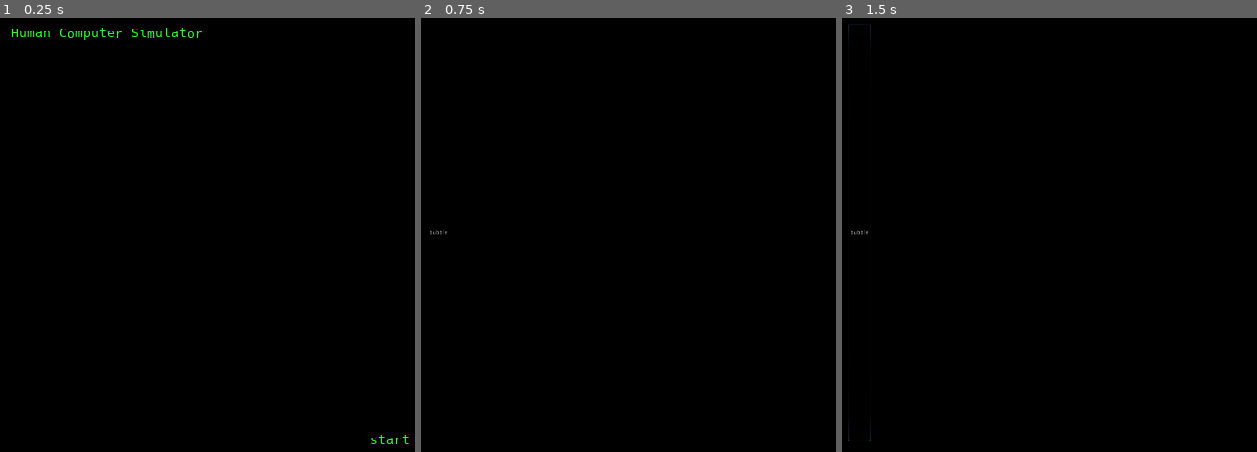
Above: before the commit, frames 1-3 (left to right).
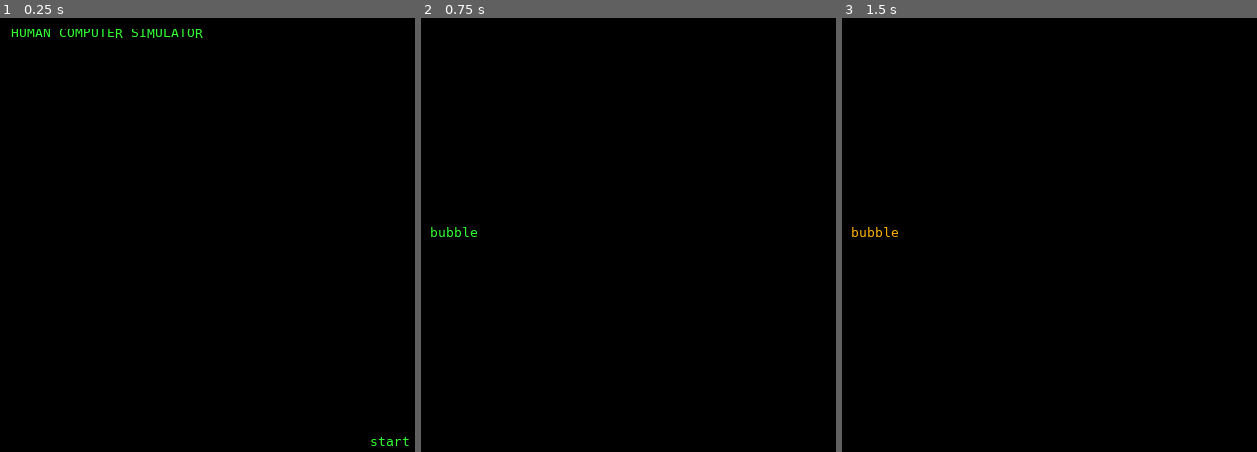
Above: after the commit, the same moments.

Repository: danielzting/algorithm-simulator
Game: Godot game, scene res://MainMenu.tscn
Same seed, same stepped clock (60 frames per second), same inputs: the game is played once before the commit and once after it.
Inputs:
- Up to frame 1 (0.25 s): no input
- Up to frame 2 (0.75 s): click "start" at 0.5 s
- Up to frame 3 (1.5 s): click "bubble" at 1.25 s

The runs differ from the first frame. In frame 1, 0.5% of the frame differs, in the area x 4-99%, y 2-99%; in frame 2, 0.1%; in frame 3, 0.2%.

Commit message:
refactor: add a default theme for scenes to share
The theme.theme file contains the styling data for the Button and Label
classes that can be loaded into the root node of the scene tree to apply
it to everything without having to manually adjust each one.

Diff:
--- a/LevelSelect.gd
+++ b/LevelSelect.gd
@@ -6,6 +6,5 @@
 	var levels = parse_json(file.get_as_text())
 	for level in levels:
 		var button = Button.new()
-		button.flat = true
 		button.text = level
 		add_child(button)
--- a/LevelSelect.tscn
+++ b/LevelSelect.tscn
@@ -1,10 +1,12 @@
-[gd_scene load_steps=2 format=2]
+[gd_scene load_steps=3 format=2]
 
 [ext_resource path="res://LevelSelect.gd" type="Script" id=1]
+[ext_resource path="res://theme.theme" type="Theme" id=2]
 
 [node name="Viewport" type="MarginContainer"]
 anchor_right = 1.0
 anchor_bottom = 1.0
+theme = ExtResource( 2 )
 custom_constants/margin_right = 50
 custom_constants/margin_top = 30
 custom_constants/margin_left = 30
--- a/MainMenu.tscn
+++ b/MainMenu.tscn
@@ -1,7 +1,7 @@
 [gd_scene load_steps=4 format=2]
 
 [ext_resource path="res://MainMenu.gd" type="Script" id=1]
-[ext_resource path="res://fonts/Hack-Regular.tres" type="DynamicFont" id=2]
+[ext_resource path="res://theme.theme" type="Theme" id=2]
 
 [sub_resource type="StyleBoxEmpty" id=1]
 
@@ -10,6 +10,7 @@
 anchor_top = 0.00126399
 anchor_right = 1.00071
 anchor_bottom = 1.00126
+theme = ExtResource( 2 )
 custom_constants/margin_right = 50
 custom_constants/margin_top = 30
 custom_constants/margin_left = 50
@@ -28,27 +29,22 @@
 [node name="Title" type="Label" parent="MainMenu"]
 margin_right = 1819.0
 margin_bottom = 38.0
-custom_fonts/font = ExtResource( 2 )
-custom_colors/font_color = Color( 0.2, 1, 0.2, 1 )
 text = "Human Computer Simulator"
+uppercase = true
 
 [node name="Display" type="Control" parent="MainMenu"]
 margin_top = 42.0
 margin_right = 1819.0
-margin_bottom = 971.0
+margin_bottom = 977.0
 size_flags_vertical = 3
 
 [node name="StartButton" type="Button" parent="MainMenu"]
-margin_left = 856.0
-margin_top = 975.0
-margin_right = 963.0
+margin_left = 862.0
+margin_top = 981.0
+margin_right = 957.0
 margin_bottom = 1019.0
 size_flags_horizontal = 4
 custom_styles/focus = SubResource( 1 )
-custom_fonts/font = ExtResource( 2 )
-custom_colors/font_color = Color( 0.2, 1, 0.2, 1 )
-custom_colors/font_color_hover = Color( 1, 0.690196, 0, 1 )
-custom_colors/font_color_pressed = Color( 1, 0.690196, 0, 1 )
 text = "start"
 flat = true
 [connection signal="pressed" from="MainMenu/StartButton" to="MainMenu" method="_on_StartButton_pressed"]
--- a/fonts/Hack-Regular.tres
+++ /dev/null
@@ -1,7 +0,0 @@
-[gd_resource type="DynamicFont" load_steps=2 format=2]
-
-[ext_resource path="res://fonts/Hack-Regular.ttf" type="DynamicFontData" id=1]
-
-[resource]
-size = 32
-font_data = ExtResource( 1 )
--- a/project.godot
+++ b/project.godot
@@ -25,6 +25,10 @@
 window/dpi/allow_hidpi=true
 window/stretch/mode="2d"
 
+[gui]
+
+theme/use_hidpi=true
+
 [rendering]
 
 quality/driver/driver_name="GLES2"
Binary file added: theme.theme
